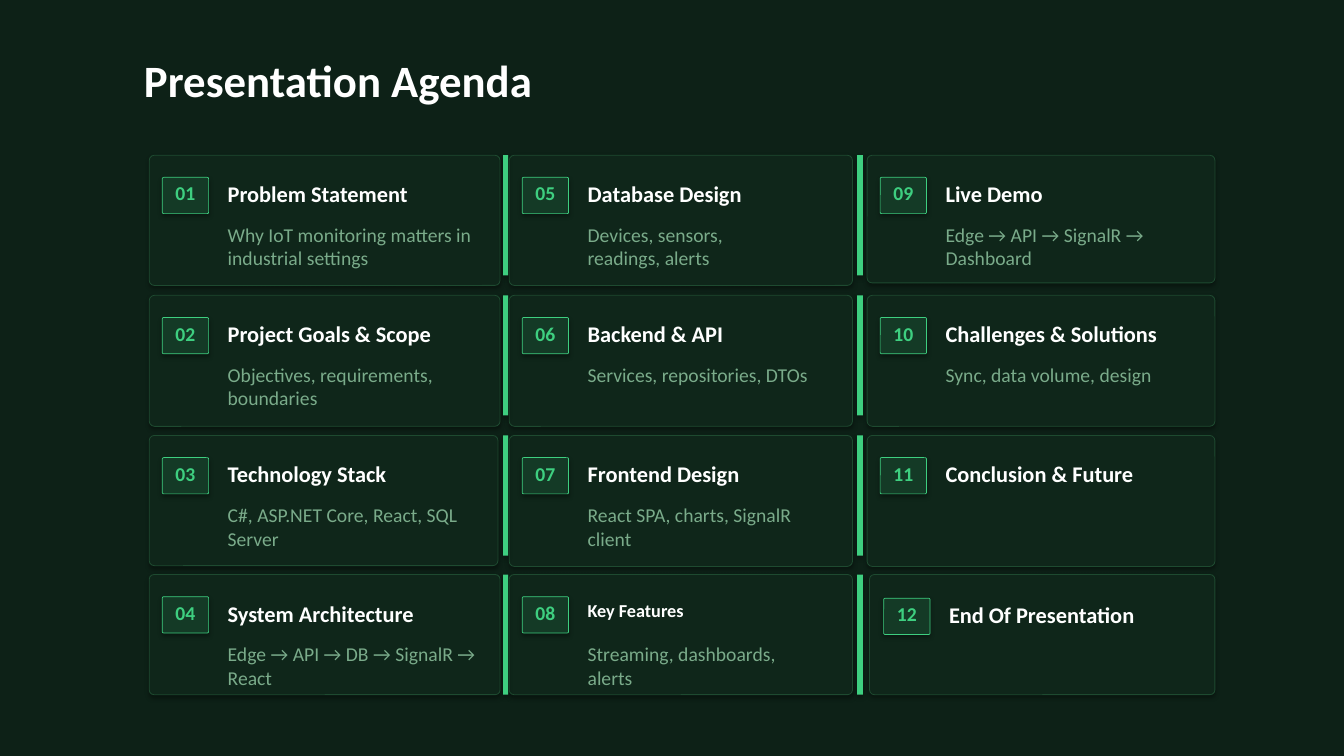
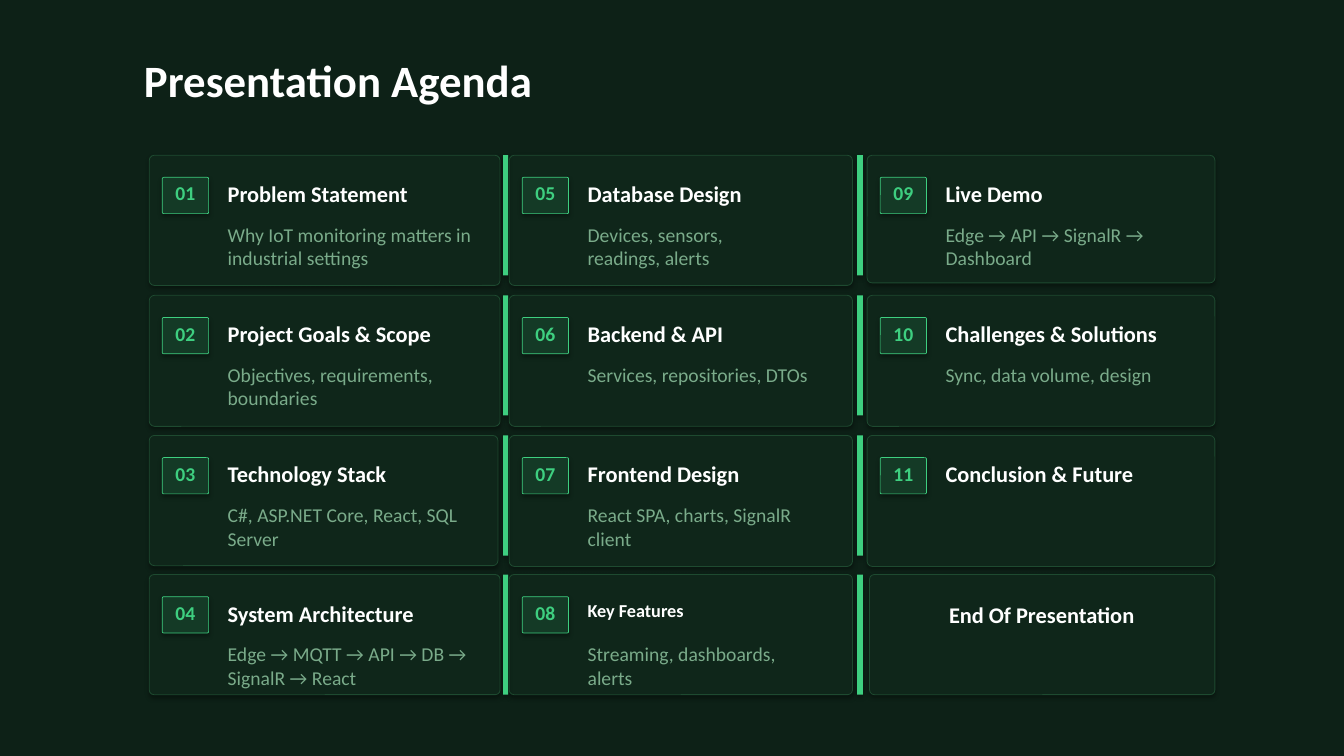
Before and after one commit to TranRTC/capstone_project, a slide deck: slide 2 of Documents/Presentation/Capstone Project Presentation.pptx. Drawn at 1344x756 pixels with LibreOffice and Linux fonts; fonts in the diff are those of the drawing; background and template pictures are left out. Boxes give left, top, right and bottom in pixels: in the first picture for what was removed or moved away, otherwise in the second. Text is boxed around its words. In the diff, an @@ line names an element or a change of style, - is before the commit and + after.

```diff
--- a/Documents/Presentation/Capstone Project Presentation.pptx
+++ b/Documents/Presentation/Capstone Project Presentation.pptx
@@ rounded rectangle removed at bbox=[883, 599, 930, 635] @@
@@ text removed at bbox=[897, 608, 917, 621] @@
-12
@@ text at bbox=[228, 647, 444, 689]: text changed @@
-Edge → API → DB → SignalR → React
+Edge → MQTT → API → DB → SignalR → React
```
Also in this commit, not shown: 8 other slides changed, 5 other files.
